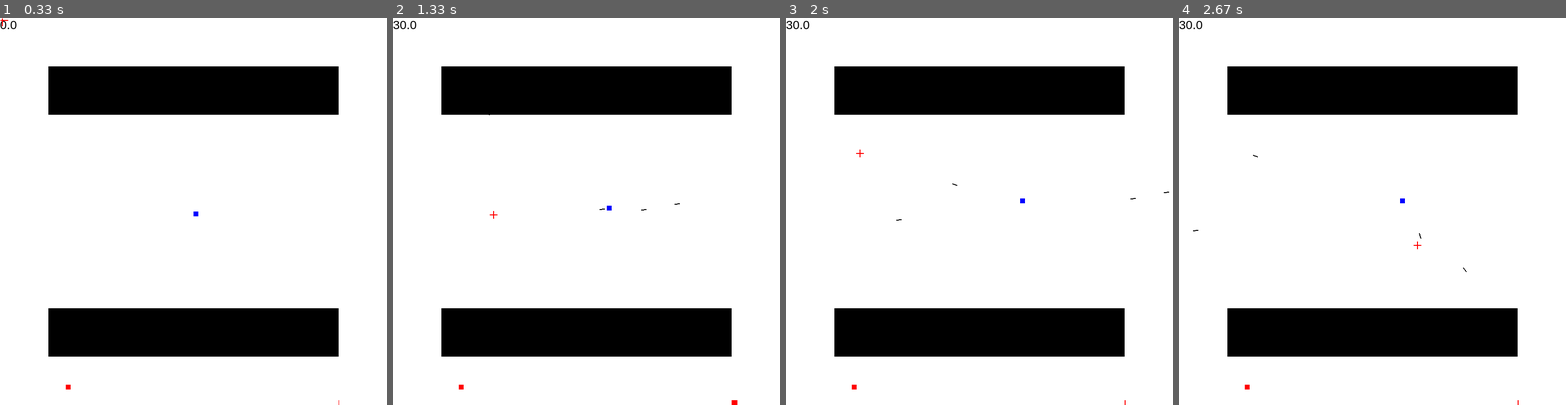
Above: before the commit, frames 1-4 (left to right).
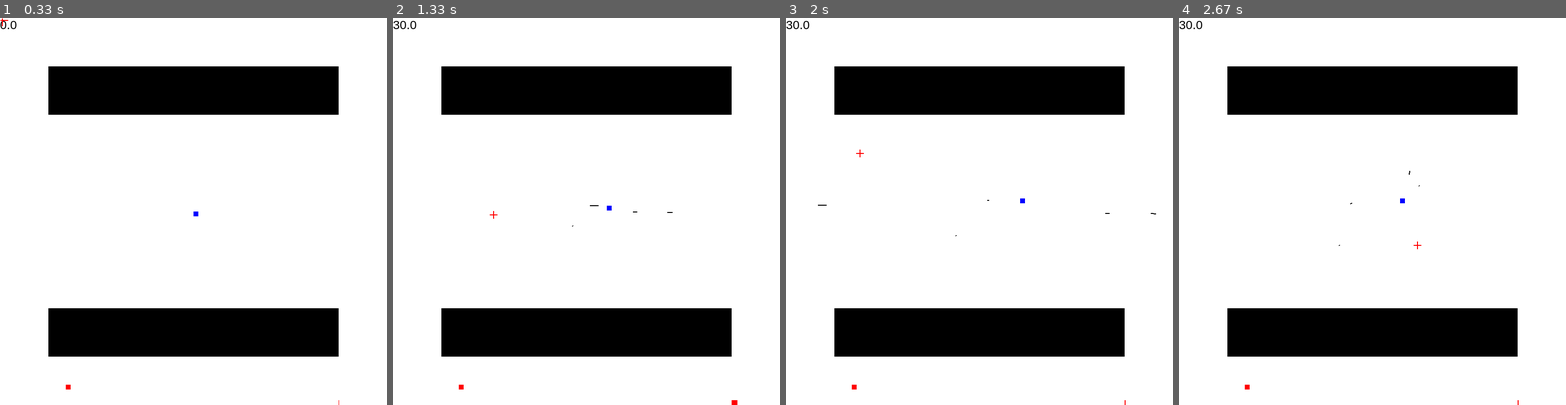
Above: after the commit, the same moments.

Repository: zwang20/Chaos
Game: pygame game, started from chaos.py
The game is run twice, just before and just after one commit, with the same random seed, the same clock (stepped at 60 frames per second) and the same inputs.
Inputs (mouse positions are in pixels of both pictures, inside the frame that each line leads up to):
- Up to frame 1 (0.33 s): no input
- Up to frame 2 (1.33 s): tap Space at 0.33, 0.73, 1.03, 1.23 s; hold Right 0.67-1.13 s; move the mouse to (710, 199) at 0.7 s; hold Up from 1.17 s (still down); move the mouse to (493, 215) at 1.2 s
- Up to frame 3 (2 s): release Up at 1.47 s; hold Right 1.5-1.97 s; move the mouse to (859, 153) at 1.53 s; tap Space at 1.57, 1.87 s
- Up to frame 4 (2.67 s): click (1515, 346) at 2.05 s; hold Left from 2.33 s (still down); tap Space at 2.4 s; click (1418, 246) at 2.42 s

Frame 1 is identical in both runs. In frame 2, less than 0.1% of the frame differs, in the area x 24-75%, y 25-54%; in frame 3, less than 0.1%, in the area x 8-99%, y 42-57%; in frame 4, less than 0.1%.

Commit message:
Degrees Test

Diff:
--- a/chaos.py
+++ b/chaos.py
@@ -3,6 +3,7 @@
 from sge import *
 import random
 import sys
+import math
 
 # init pygame
 pygame.init()
@@ -17,13 +18,13 @@
 GREEN = (0, 255, 0)
 BLUE = (0, 0, 255)
 
-# creat windows
+# creat window
 display_width = 800
 display_height = 800
 display = pygame.display.set_mode([display_width, display_height])
 
 # set caption
-pygame.display.set_caption('Project nont')
+pygame.display.set_caption('Chaos')
 
 # set icon
 pygame.display.set_icon(
@@ -53,12 +54,22 @@
 class Bullet:
     objects = []
 
-    def __init__(self, x, y, vector_x, vector_y):
+    def __init__(self, x, y, angle):
         self.x = x
         self.y = y
-        self.vector_x = vector_x
-        self.vector_y = vector_y
+        self.angle = angle
+        # self.velocity = velocity
         Bullet.objects.append(self)
+        if self.angle == 180:
+            self.vector_x = 0 # is this nessery?
+        else:
+            self.vector_x = math.tan(math.radians(self.angle)) * (-1 if 90 < self.angle < 270 else 1)
+        if math.tan(math.radians(self.angle)) == 0:
+            self.vector_y = (math.tan(math.radians(90)))
+        elif self.angle < 180:
+            self.vector_y = (1 / math.tan(math.radians(self.angle)))
+        else:
+            self.vector_y = (-1 / math.tan(math.radians(self.angle)))
 
     def display():
         for i in Bullet.objects:
@@ -80,6 +91,7 @@
     def __init__(self, x, y):
         self.x = x
         self.y = y
+        self.angle = 0
         Player.objects.append(self)
 
     def display(self):
@@ -108,6 +120,39 @@
                 if y < 0:
                     self.y = b.y + b.length
 
+    def get_angle(self):
+        get_angle_mouse_pos = pygame.mouse.get_pos()
+        get_angle_mouse_x = get_angle_mouse_pos[0]
+        get_angle_mouse_y = get_angle_mouse_pos[1]
+        get_angle_player_x = self.x + self.width/2
+        get_angle_player_y = self.y + self.height/2
+        get_angle_difference_x = abs(get_angle_mouse_x - get_angle_player_x)
+        get_angle_difference_y = abs(get_angle_mouse_y - get_angle_player_y)
+        # seperate into 4 quadrents
+        if get_angle_mouse_x > get_angle_player_x: # right of Player
+            if get_angle_mouse_y < get_angle_player_y: # quadrent 1
+                return math.degrees(math.atan(get_angle_difference_x/get_angle_difference_y))
+            elif get_angle_mouse_y > get_angle_player_y: # quadrent 2
+                return 90 + math.degrees(math.atan(get_angle_difference_y/get_angle_difference_x))
+        elif get_angle_mouse_x < get_angle_player_x: # left of Player
+            if get_angle_mouse_y < get_angle_player_y: # quadrent 4
+                return 270 + math.degrees(math.atan(get_angle_difference_y/get_angle_difference_x))
+            elif get_angle_mouse_y > get_angle_player_y: # quadrent 3
+                return 180 + math.degrees(math.atan(get_angle_difference_x/get_angle_difference_y))
+        elif get_angle_difference_x == 0: # same left&right
+            if get_angle_difference_y == 0: # same point
+                return 0
+            elif get_angle_mouse_y < get_angle_player_y: # above
+                return 0
+            elif get_angle_mouse_y > get_angle_player_y: # below
+                return 180
+        if get_angle_difference_y == 0: # same elevation
+            if get_angle_mouse_x < get_angle_player_x: # left
+                return 270
+            elif get_angle_mouse_x > get_angle_player_x: # right
+                return 90
+        return 0
+
 
 class Block:
     objects = []
@@ -172,7 +217,7 @@
     smart_spawn()
 
     # bullet spread
-    spread = 10
+    spread = 0
 
     while True:
 
@@ -255,22 +300,23 @@
                                                    player.height/2), (mouse_pos[0]+temp_spread_x, mouse_pos[1]+temp_spread_y), 2)
             cooldown = 0
 
-        # temp ratios
-        temp = (((((mouse_pos[0]+temp_spread_x-player.x)**2) +
-                  ((mouse_pos[1]+temp_spread_y-player.y)**2))**0.5)/10)
-
-        # temp ZeroDivision error
-        if temp != 0:
-
-            # Fire
-            if fire and cooldown < 100 and cooldown % 4 == 0:
-
-                Bullet((player.x+Player.width/2), (player.y+player.height/2),
-                       (mouse_pos[0]-player.x+temp_spread_x)/temp, (mouse_pos[1]-player.y+temp_spread_y)/temp)
-                cooldown += 10
-
-        # end temp
-        del temp
+
+        player.angle = Player.get_angle(player)
+
+        # if 90 < player.angle < 270:
+        #     print(-math.tan(math.radians(player.angle)))
+        # else:
+        #     print(math.tan(math.radians(player.angle)))
+
+
+
+
+        # Fire
+        if fire and cooldown < 100 and cooldown % 4 == 0:
+            Bullet(player.x,player.y,player.angle)
+            # bullet here
+            cooldown += 10
+
 
         # Cooldown
         if cooldown > 0:
